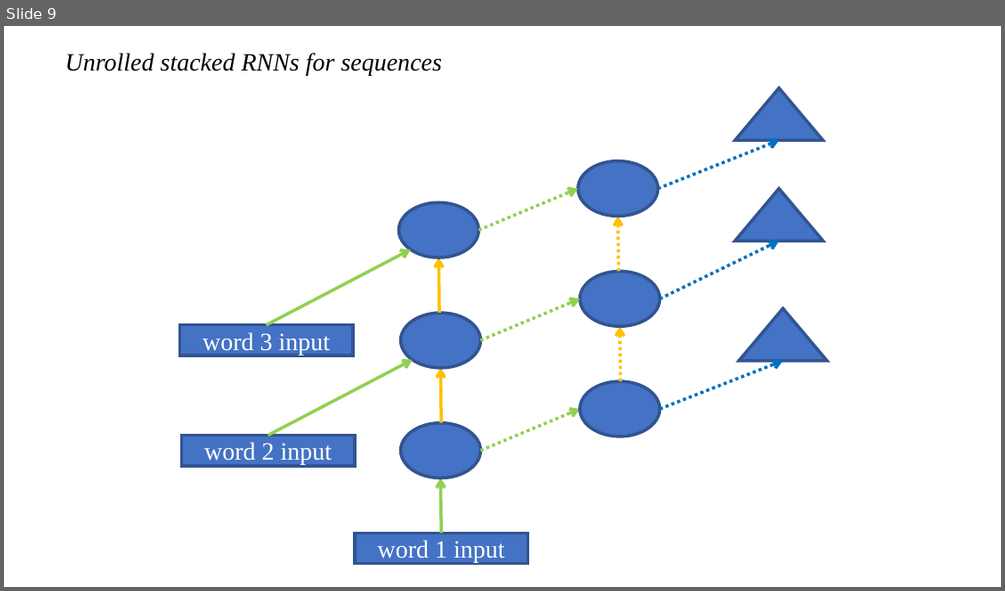
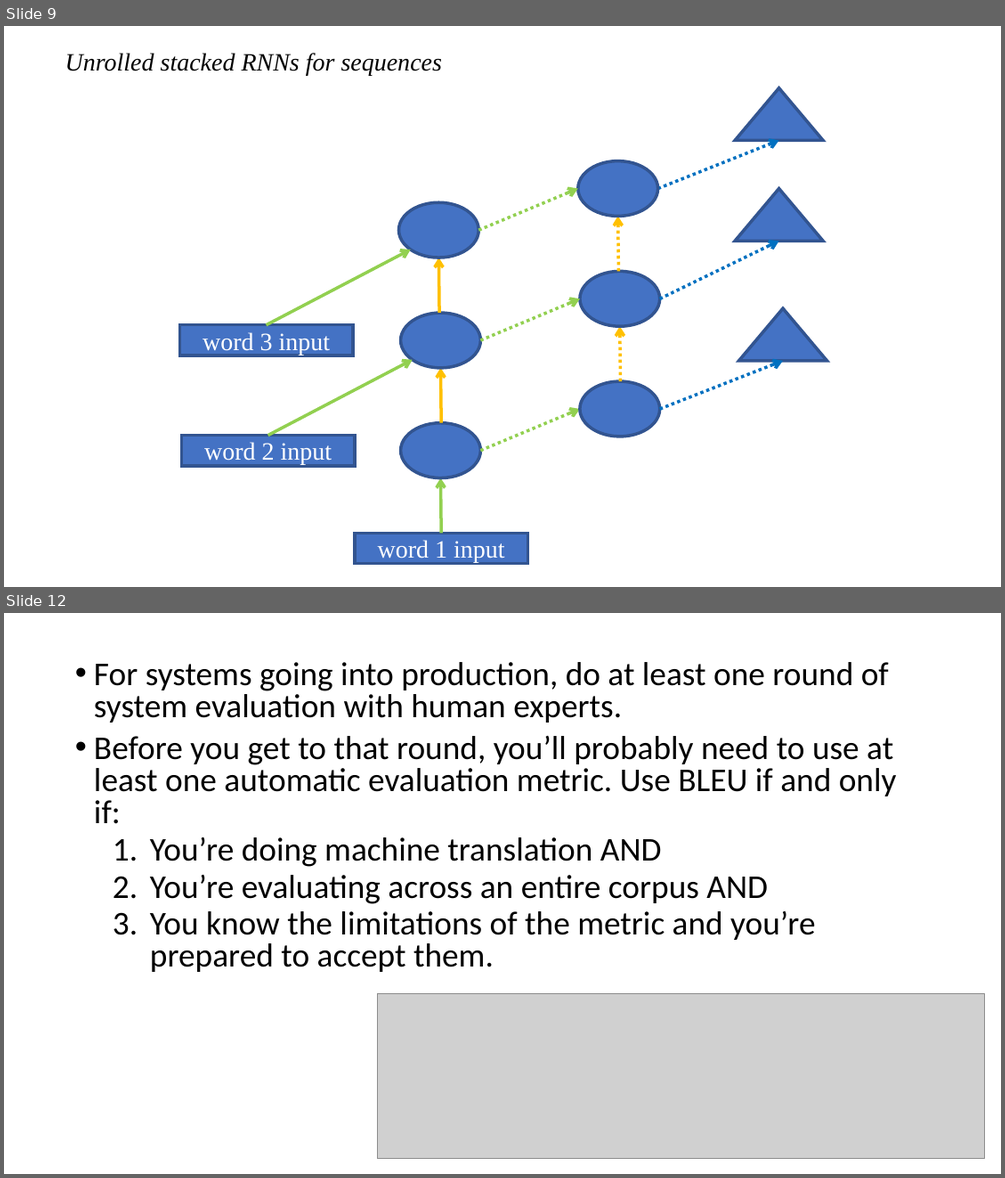
Before and after one commit to fastai/course-nlp, a slide deck: RNNs.pptx. Shown one above the other, each under a label of ours: slide 9 before the commit, slides 9 and 12 after it; the slides between them are not shown. The pictures are 1005x591 and 1005x1178 pixels, drawn with LibreOffice and Linux fonts; fonts in the diff are those of the drawing; grey boxes stand for pictures. Boxes give left, top, right and bottom in pixels: in the first picture for what was removed or moved away, otherwise in the second. Text is boxed around its words. In the diff, an @@ line names an element or a change of style, - is before the commit and + after.

```diff
--- a/RNNs.pptx
+++ b/RNNs.pptx
@@ slide 12 added at (x1=4, y1=613, x2=1001, y2=1174), background #FFFFFF @@
@@ text added at (x1=94, y1=662, x2=897, y2=972), 32 pt, text #000000 @@
+• For systems going into production, do at least one round of system evaluation with human experts.
+• Before you get to that round, you’ll probably need to use at least one automatic evaluation metric. Use BLEU if and only if:
+  1. You’re doing machine translation AND
+  2. You’re evaluating across an entire corpus AND
+  3. You know the limitations of the metric and you’re prepared to accept them.
@@ picture added at (x1=377, y1=993, x2=985, y2=1159) @@
```
Also in this commit, not shown: 7 other slides added, 3 other files.
